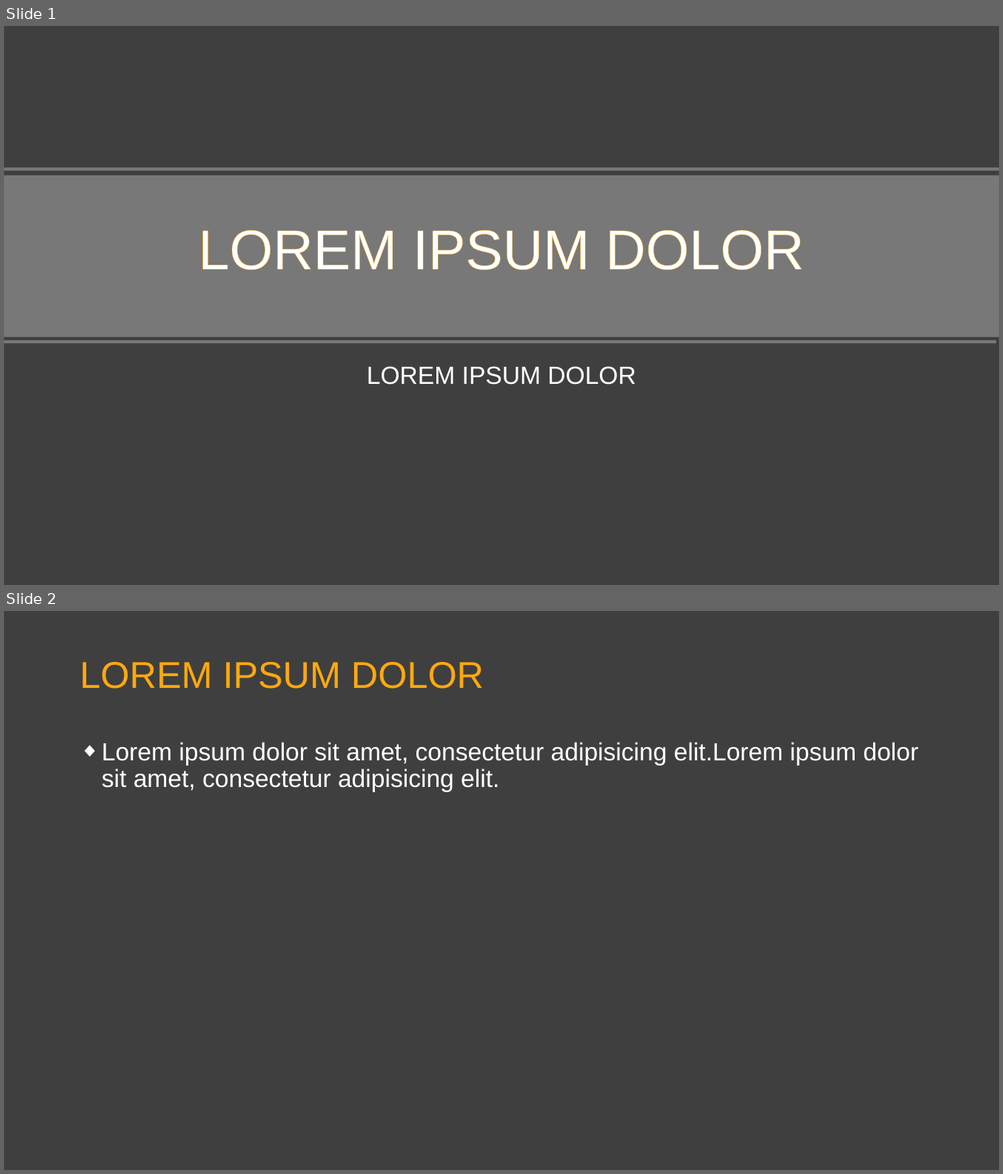
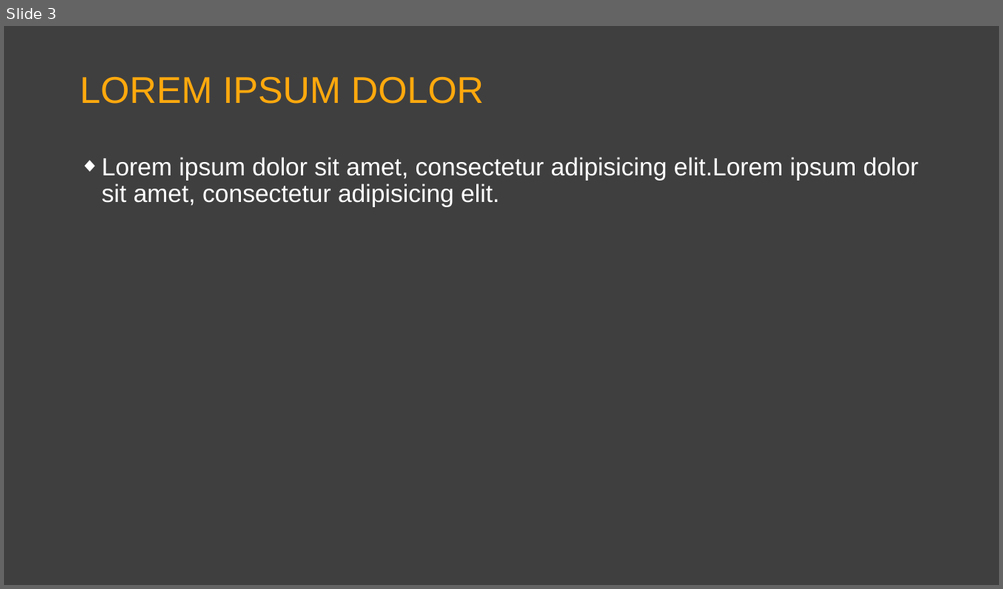
Before and after one commit to bigDataMLProject/Shrimp_hust, a slide deck: Shrimp_hust.pptx. Shown one above the other, each under a label of ours: slides 1 and 2 before the commit, slide 3 after it. The pictures are 1003x1174 and 1003x589 pixels, drawn with LibreOffice and Linux fonts; fonts in the diff are those of the drawing; background and template pictures are left out. Boxes give left, top, right and bottom in pixels: in the first picture for what was removed or moved away, otherwise in the second. Text is boxed around its words. In the diff, an @@ line names an element or a change of style, - is before the commit and + after.

```diff
--- a/Shrimp_hust.pptx
+++ b/Shrimp_hust.pptx
@@ slide 1 removed at (4,26,999,585), background picture (left out) @@
@@ rectangle removed at (4,175,999,337) @@
@@ line removed from (4, 170) to (999, 170) @@
@@ title removed at (198,230,804,270) @@
-LOREM IPSUM DOLOR
@@ line removed from (4, 342) to (996, 342) @@
@@ subtitle removed at (367,366,635,385) @@
-LOREM IPSUM DOLOR
@@ what was slide 2 is now slide 3 @@
```
Also in this commit, not shown: 2 slides added, 6 other slides removed, 1 other file.
